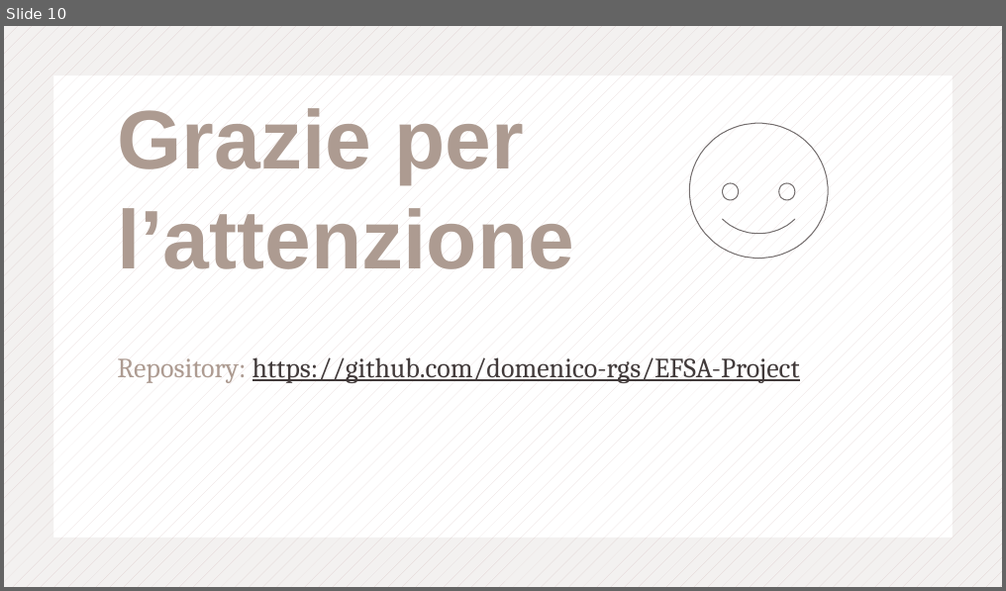
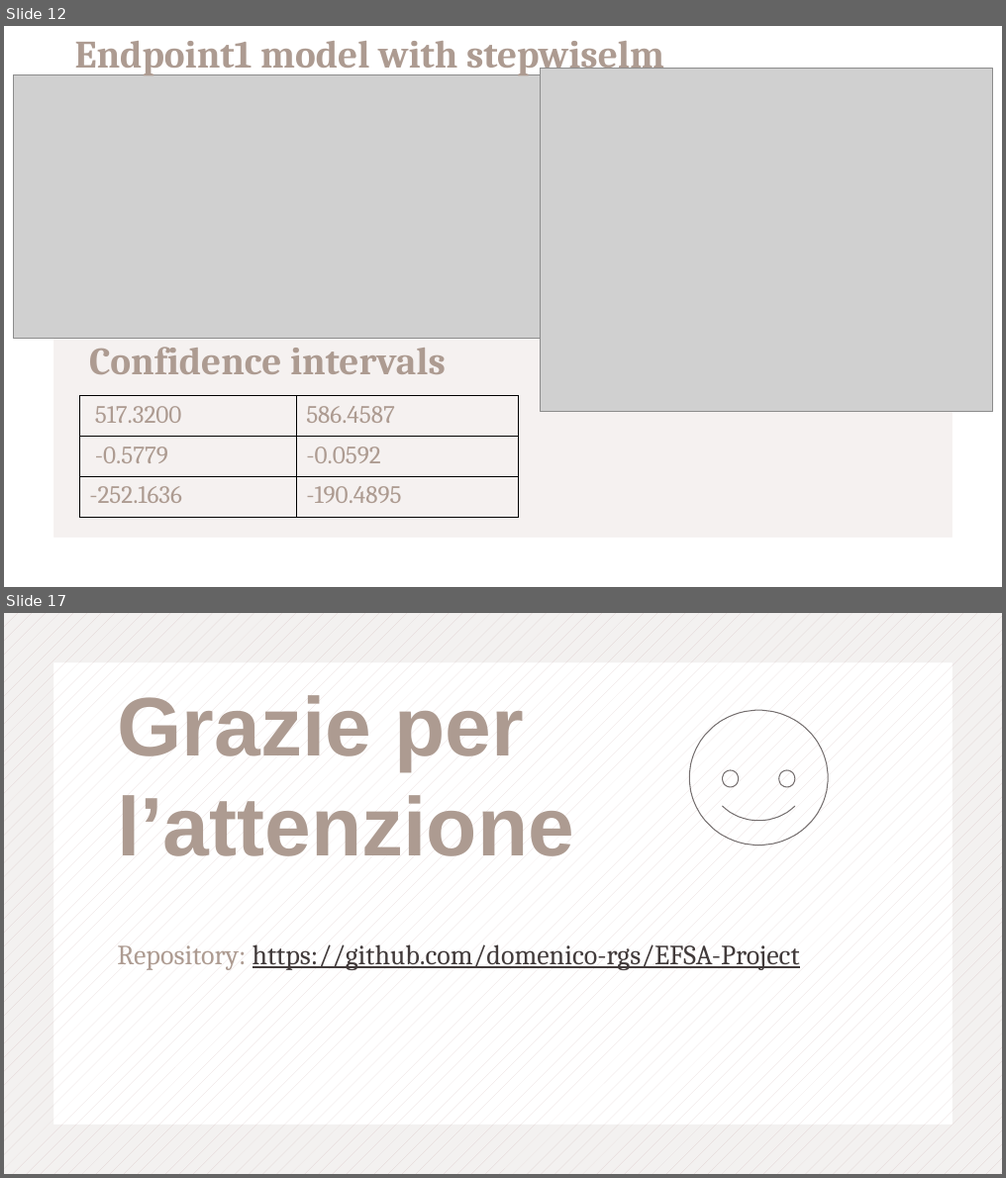
Before and after one commit to domenico-rgs/EFSA-Project, a slide deck: Presentation.pptx. Shown one above the other, each under a label of ours: slide 10 before the commit, slides 12 and 17 after it; the slides between them are not shown. The pictures are 1006x591 and 1006x1178 pixels, drawn with LibreOffice and Linux fonts; fonts in the diff are those of the drawing; grey boxes stand for pictures. Boxes give left, top, right and bottom in pixels: in the first picture for what was removed or moved away, otherwise in the second. Text is boxed around its words. In the diff, an @@ line names an element or a change of style, - is before the commit and + after.

```diff
--- a/Presentation.pptx
+++ b/Presentation.pptx
@@ slide 12 added at [4,26,1002,587], background #F5F1F0 @@
@@ frame added at [4,26,1002,586], fill #FFFFFF @@
@@ text added at [75,41,664,76], 28 pt, text #AD9B91, bold @@
+Endpoint1 model with stepwiselm
@@ picture added at [13,75,549,339] @@
@@ picture added at [541,69,993,412] @@
@@ text added at [89,347,446,374], 28 pt, text #AD9B91, bold @@
+Confidence intervals
@@ table added at [80,396,518,518], 3 rows, 2 columns @@
+517.3200 | 586.4587
+-0.5779 | -0.0592
+-252.1636 | -190.4895
@@ what was slide 10 is now slide 17 @@
```
Also in this commit, not shown: 4 slides changed, 6 other slides added, 2 slides removed, 4 other files.
